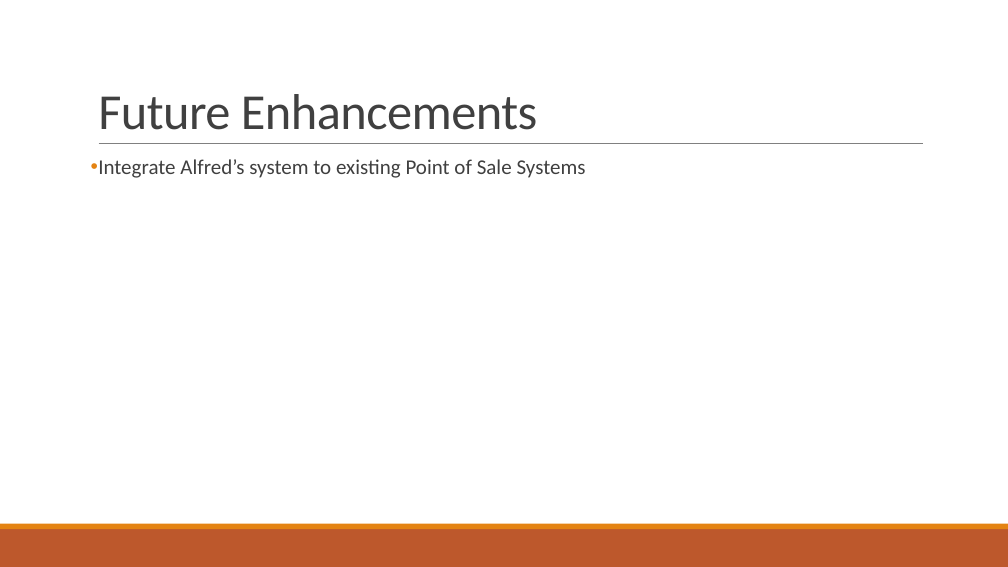
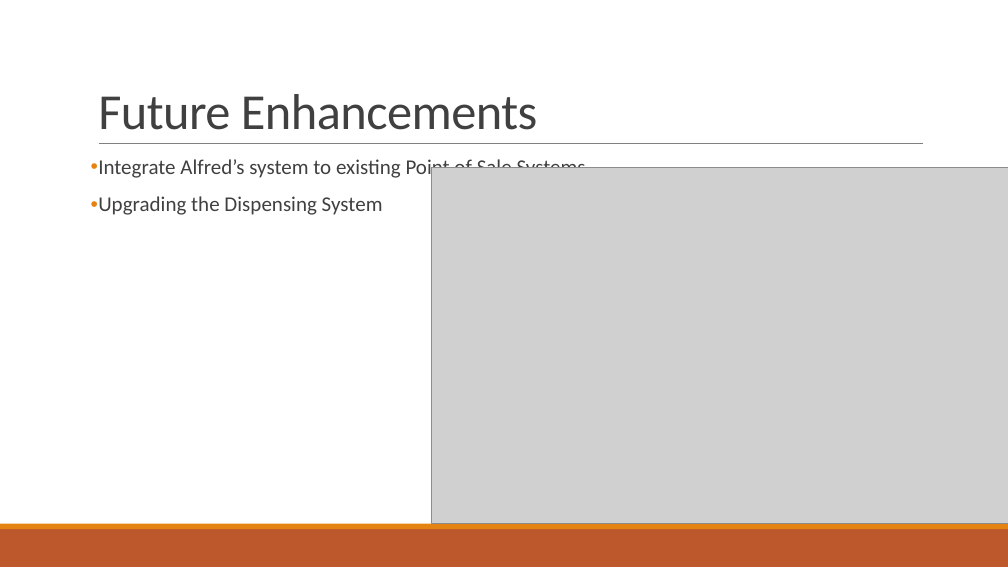
Before and after one commit to Curtis-Milo/Capstone, a slide deck: slide 11 of Documentation/8-Presentation/Capstone.pptx. Drawn at 1008x567 pixels with LibreOffice and Linux fonts; fonts in the diff are those of the drawing; grey boxes stand for pictures. Boxes give left, top, right and bottom in pixels: in the first picture for what was removed or moved away, otherwise in the second. Text is boxed around its words. In the diff, an @@ line names an element or a change of style, - is before the commit and + after.

```diff
--- a/Documentation/8-Presentation/Capstone.pptx
+++ b/Documentation/8-Presentation/Capstone.pptx
@@ picture added at <box>432,167,1008,523</box> @@
@@ text at <box>98,196,383,215</box>: paragraph added @@
+• Upgrading the Dispensing System
```
Also in this commit, not shown: 4 other slides changed, 4 other files.
